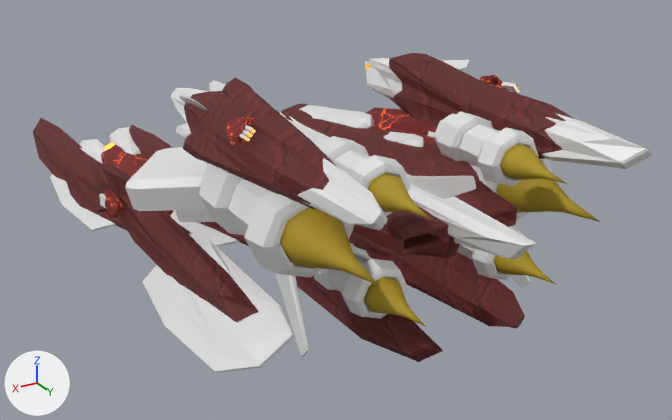
One commit to the Blender file Ira/ira.blend: the scene before it, then after it.
Rendered twice from a 50 mm camera at (4.2, 9.11, 3.49) aimed at (-0.77, 0.83, -0.65). The lights are fixed; the arrows at lower left show +X, +Y and +Z.

Names of what the first picture shows: 'body', 'engine'.
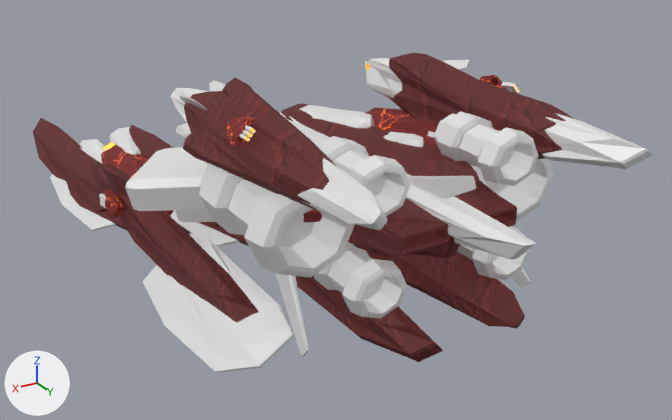
Boxes [x1, y1, x2, y2] around the edits, measured in the pictures (672 x 420 px):
'engine', deleted (yellow): before [280, 144, 600, 327]

The change, as a diff of the scene's bpy script:
```diff
--- a/Ira/ira.blend.py
+++ b/Ira/ira.blend.py
@@ ob_engine @@
-ob_engine = bpy.data.objects.new('engine', me_engine)
-ob_engine.location = (0.0, 0.0, 0.0)
-ob_engine.rotation_euler = (-1.571, 0.0, 0.0)  # degrees (-90, 0, 0)
-ob_engine.scale = (0.264, 0.236, 0.477)
```
